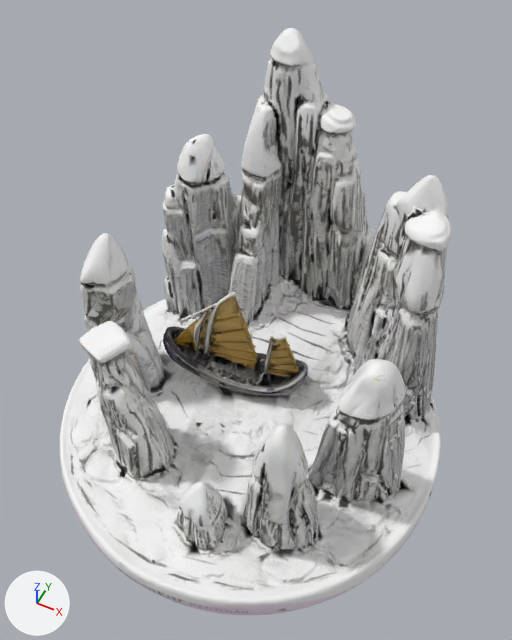
The glTF model public/models/mapbox/halong_bay.glb: old version first, new version second.
Before and after are seen from a 50 mm camera at (0.93, -1.8, 2.24) aimed at (0.03, 0.0, -0.01). Arrows for +X, +Y and +Z are at lower left; the lights stay in place. The picture after the commit comes second. Where no turn or scale is listed for an object, it has been applied to the vertices.
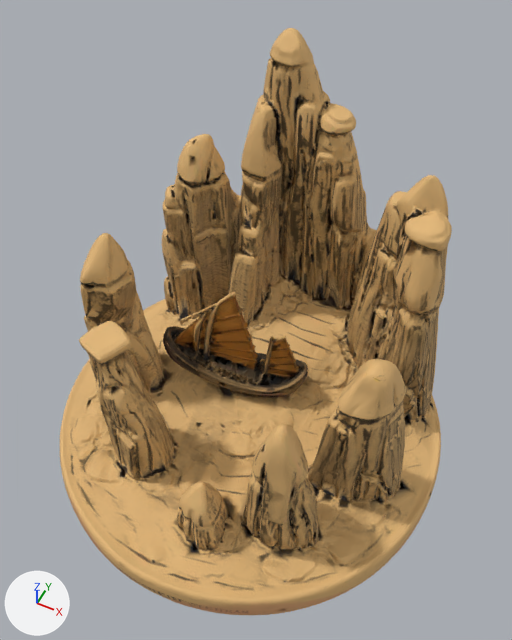
Diff of the bpy script that builds the scene:
```diff
--- a/public/models/mapbox/halong_bay.glb.py
+++ b/public/models/mapbox/halong_bay.glb.py
@@ mat_material_0 @@
 n1 = _N.new('ShaderNodeOutputMaterial'); n1.name = 'Material Output'
+n5 = _N.new('ShaderNodeMix'); n5.name = 'Mix'
+n5.data_type = 'RGBA'
+n5.blend_type = 'MULTIPLY'
+n5.inputs[0].default_value = 1.0  # 'Factor'
+n5.inputs[7].default_value = (0.804, 0.498, 0.196, 1.0)  # 'B', beige #e8bb7a
 n2 = _N.new('ShaderNodeTexImage'); n2.name = 'Image Texture'
@@ mat_material_0 @@
 n0 = _N.new('ShaderNodeBsdfPrincipled'); n0.name = 'Principled BSDF'
 _L.new(n0.outputs[0], n1.inputs[0])  # 'BSDF' to 'Surface'
-_L.new(n2.outputs[0], n0.inputs[0])  # 'Color' to 'Base Color'
 _L.new(n3.outputs[0], n0.inputs[5])  # 'Normal' to 'Normal'
 _L.new(n4.outputs[0], n3.inputs[1])  # 'Color' to 'Color'
+_L.new(n5.outputs[2], n0.inputs[0])  # 'Result' to 'Base Color'
+_L.new(n2.outputs[0], n5.inputs[6])  # 'Color' to 'A'
```

Where the change shows, as pixel boxes [x1, y1, x2, y2] in the pictures (512 x 640 px):
'Mesh_0', recoloured (white to orange): [60, 28, 452, 615] in both
